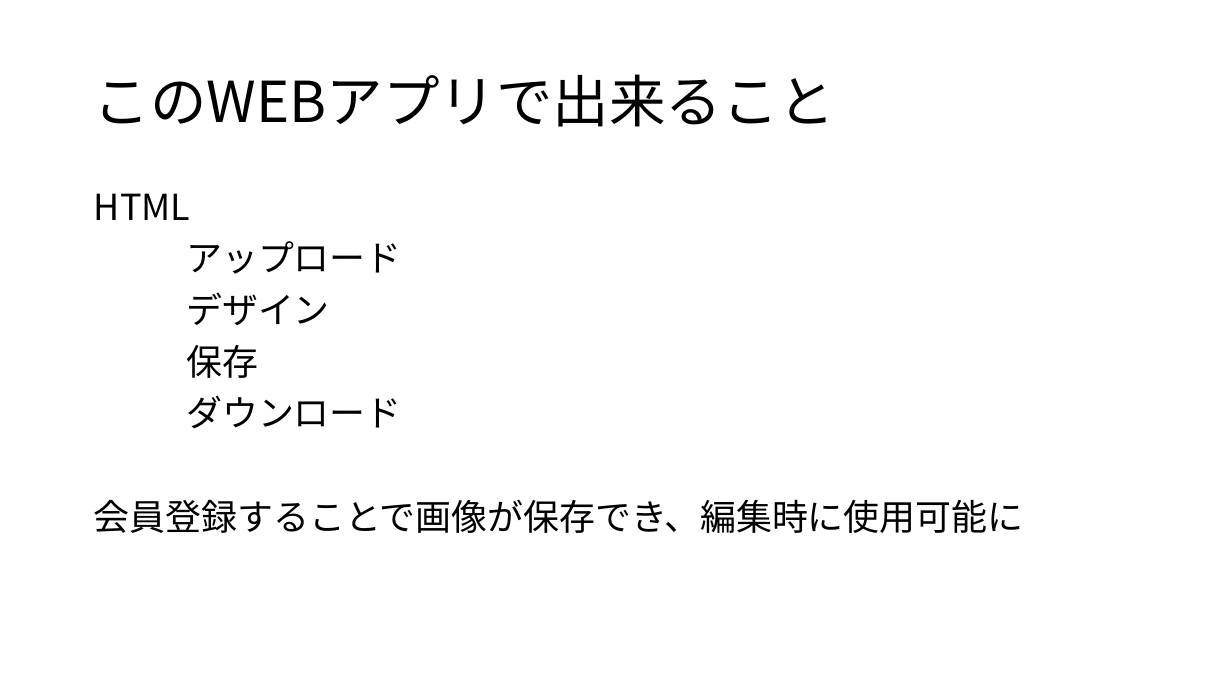
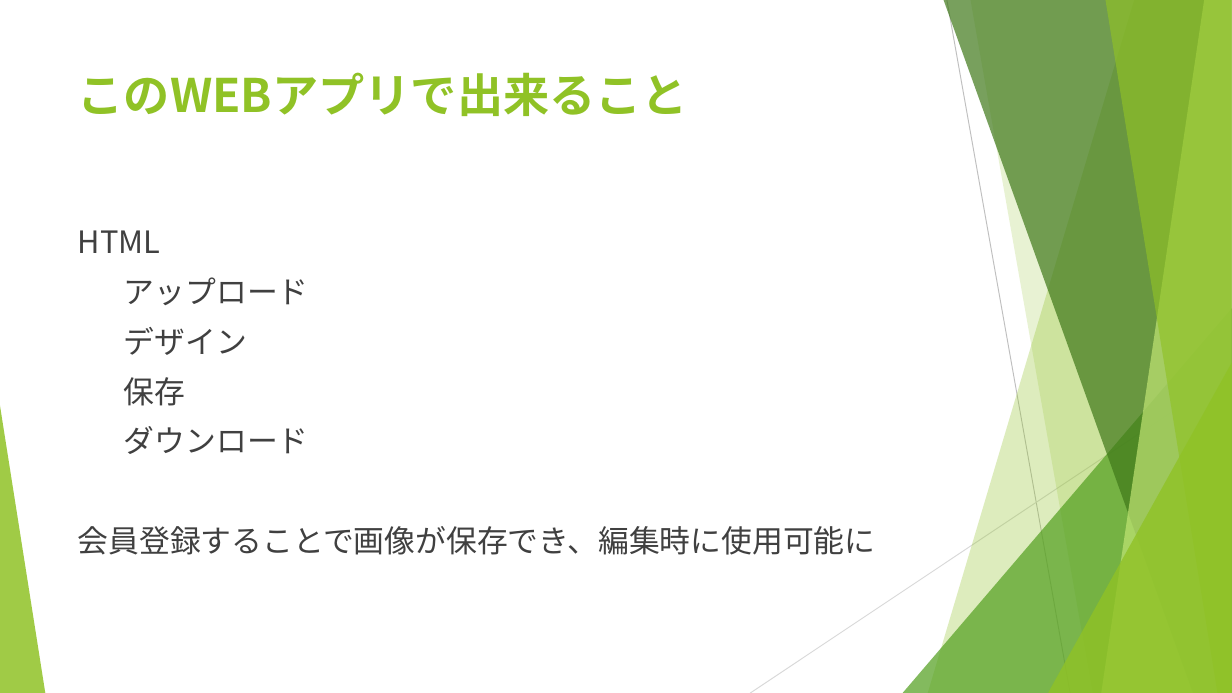
Before and after one commit to ColorSchemeSystem/CSS, a slide deck: slide 5 of CSS_プレゼン資料.pptx. Drawn at 1232x693 pixels with LibreOffice and Linux fonts; fonts in the diff are those of the drawing. Boxes give left, top, right and bottom in pixels: in the first picture for what was removed or moved away, otherwise in the second. Text is boxed around its words. In the diff, an @@ line names an element or a change of style, - is before the commit and + after.

```diff
--- a/CSS_プレゼン資料.pptx
+++ b/CSS_プレゼン資料.pptx
@@ title "このWEBアプリで出来ること": place and size @@
-title "このWEBアプリで出来ること" at (94,74,835,127)
+title "このWEBアプリで出来ること" at (78,72,688,116)
@@ title "このWEBアプリで出来ること" at (78,72,688,116): size 44 to 36 pt, text colour #000000 to #90C226, bold on; line spacing 0.9 to 1; vertical alignment middle to top @@
@@ text "HTML": place and size @@
-text "HTML" at (94,193,1023,533)
+text "HTML" at (78,230,876,555)
@@ text "HTML" at (78,230,876,555): size 28 to 24 pt, text colour #000000 to #404040; line spacing 0.9 to 1 @@
@@ group added at (0,0,1232,693): 5 freeform shapes, 3 triangles, 2 lines @@
```
Also in this commit, not shown: 8 other slides changed.
